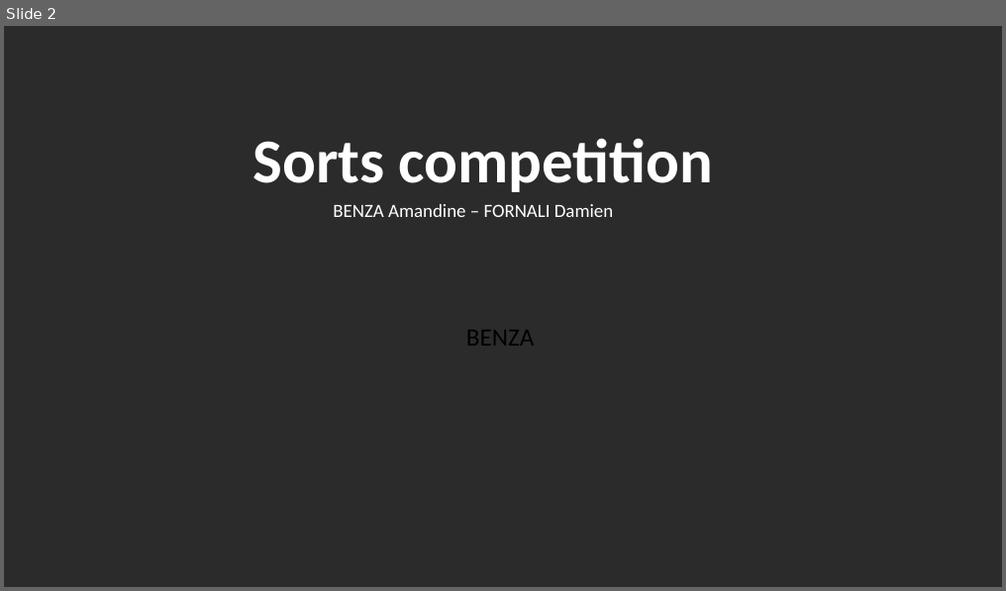
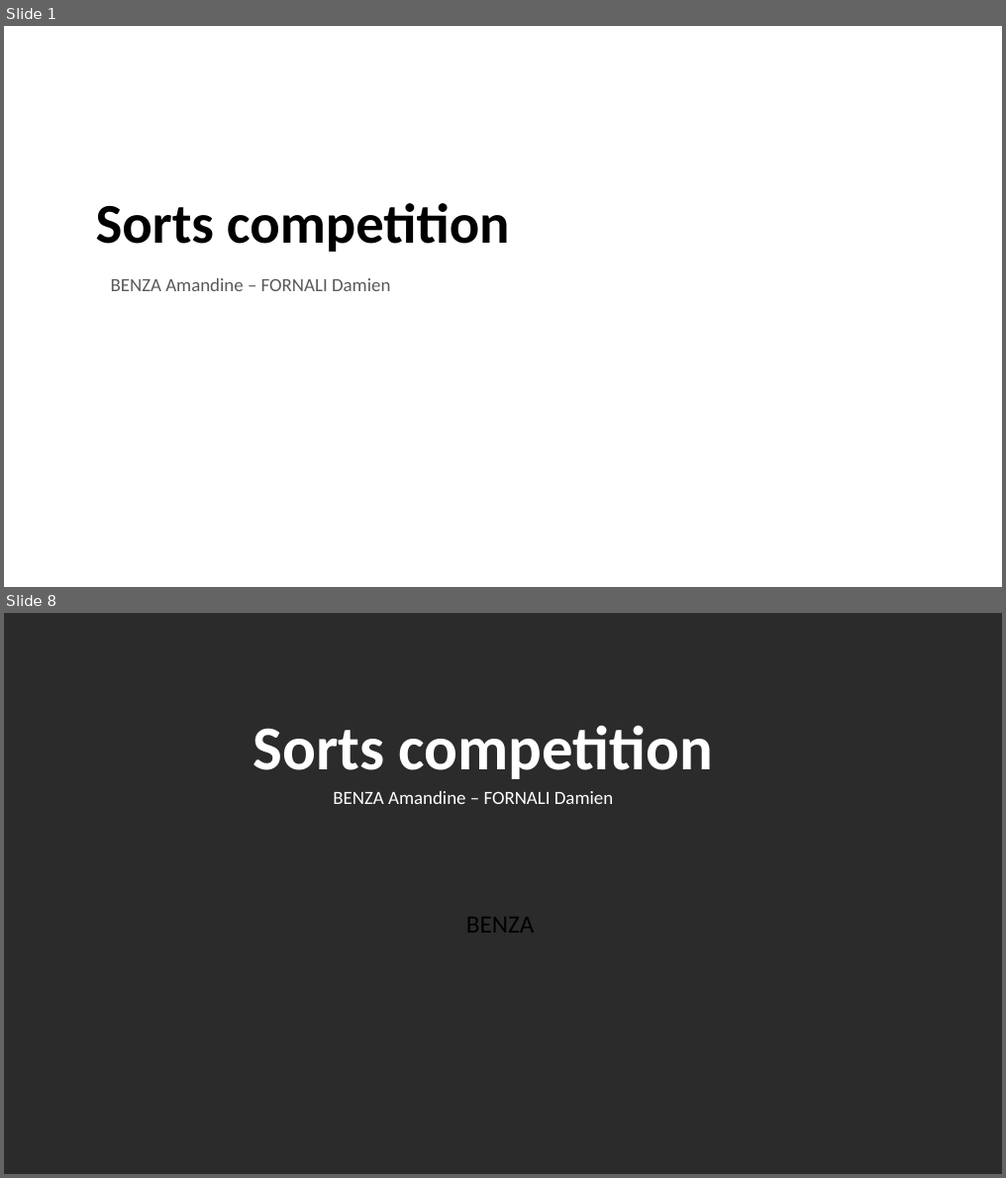
Before and after one commit to Damoy/sorts-competition, a slide deck: src/main/resources/pres/BENZA_FORNALI-sorts.pptx. Shown one above the other, each under a label of ours: slide 2 before the commit, slides 1 and 8 after it; the slides between them are not shown. The pictures are 1006x591 and 1006x1178 pixels, drawn with LibreOffice and Linux fonts; fonts in the diff are those of the drawing; background and template pictures are left out; a plain dark background stands for a picture behind light text. Boxes give left, top, right and bottom in pixels: in the first picture for what was removed or moved away, otherwise in the second. Text is boxed around its words. In the diff, an @@ line names an element or a change of style, - is before the commit and + after.

```diff
--- a/src/main/resources/pres/BENZA_FORNALI-sorts.pptx
+++ b/src/main/resources/pres/BENZA_FORNALI-sorts.pptx
@@ slide 1 added at bbox=[4, 26, 1002, 587], background picture (left out) @@
@@ title added at bbox=[96, 203, 510, 252], 54 pt, text #000000, bold @@
+Sorts competition
@@ text added at bbox=[111, 278, 390, 291], 18 pt, text #595959 @@
+BENZA Amandine – FORNALI Damien
@@ what was slide 2 is now slide 8 @@
```
Also in this commit, not shown: 6 other slides added, 25 other files.
